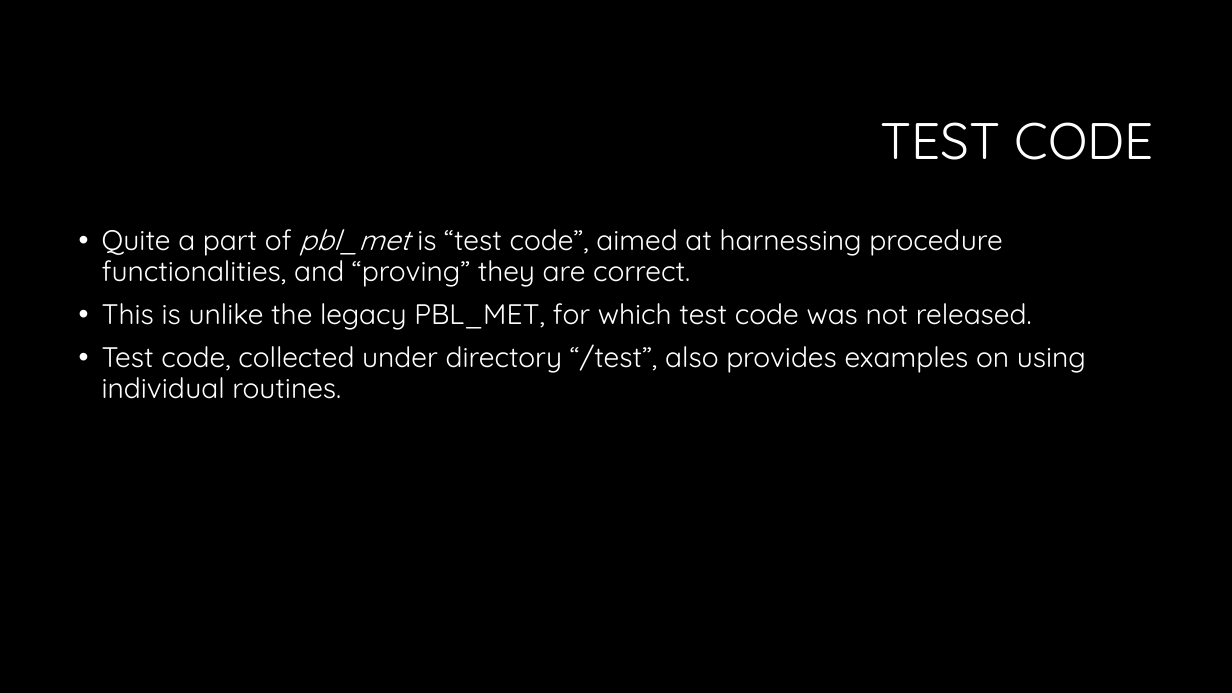
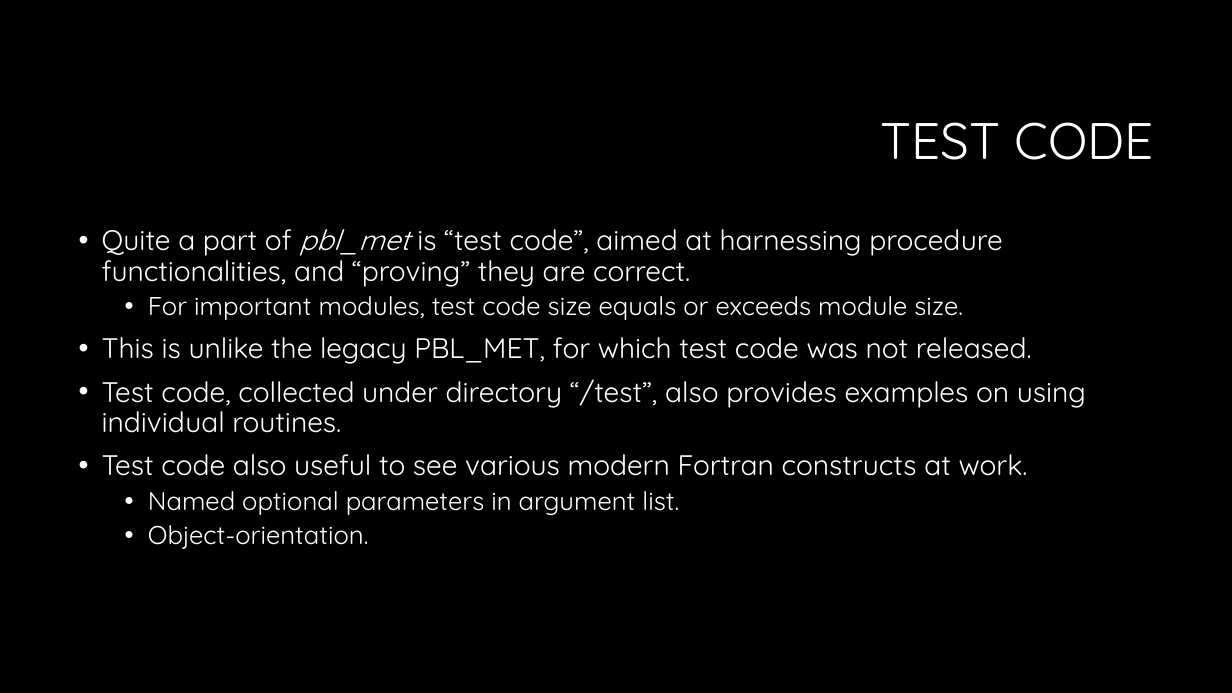
Before and after one commit to serv-terr/pbl_met, a slide deck: slide 6 of doc/pbl_met description.pptx (slide 5 before the commit). Drawn at 1232x693 pixels with LibreOffice and Linux fonts; fonts in the diff are those of the drawing; background and template pictures are left out. Boxes give left, top, right and bottom in pixels: in the first picture for what was removed or moved away, otherwise in the second. Text is boxed around its words. In the diff, an @@ line names an element or a change of style, - is before the commit and + after.

```diff
--- a/doc/pbl_met description.pptx
+++ b/doc/pbl_met description.pptx
@@ text at (x1=148, y1=296, x2=963, y2=320): paragraph added @@
+  • For important modules, test code size equals or exceeds module size.
@@ text at (x1=102, y1=454, x2=1028, y2=549): paragraphs added @@
+• Test code also useful to see various modern Fortran constructs at work.
+  • Named optional parameters in argument list.
+  • Object-orientation.
```
Also in this commit, not shown: 2 other slides changed, 1 slide added.
